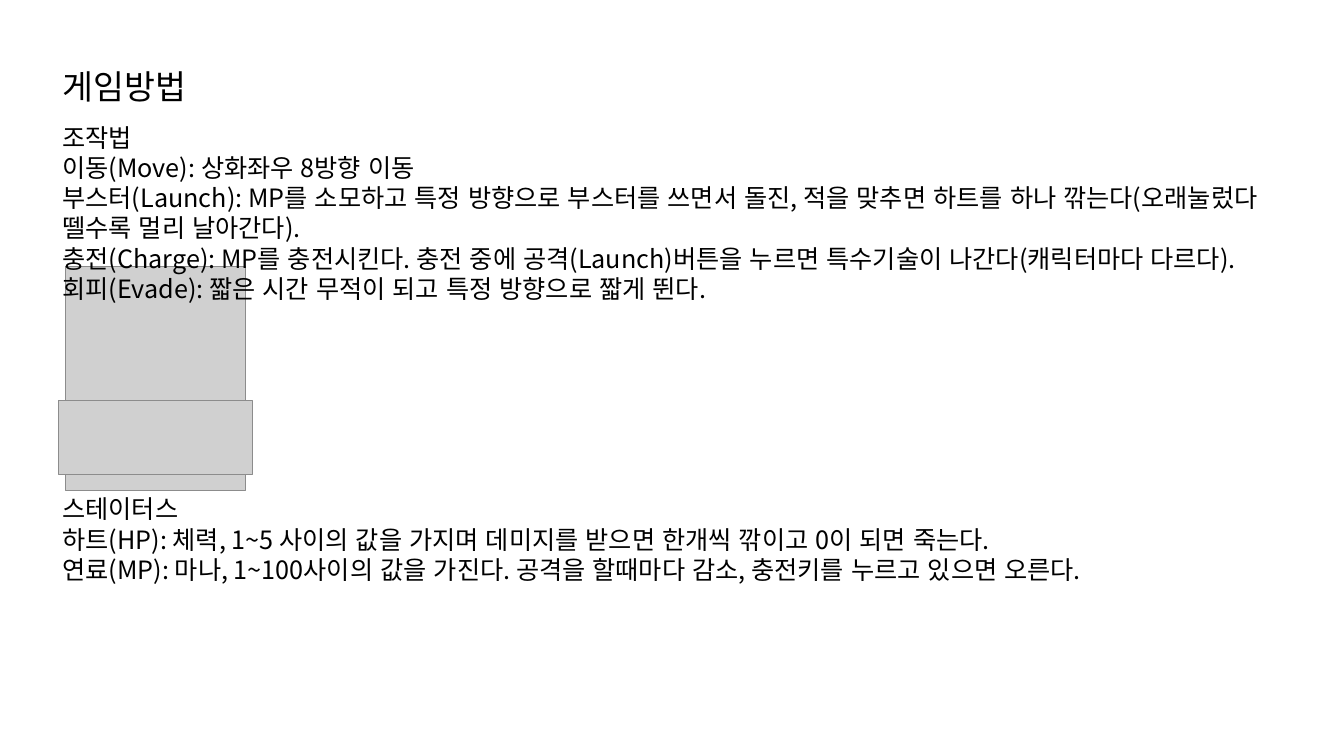
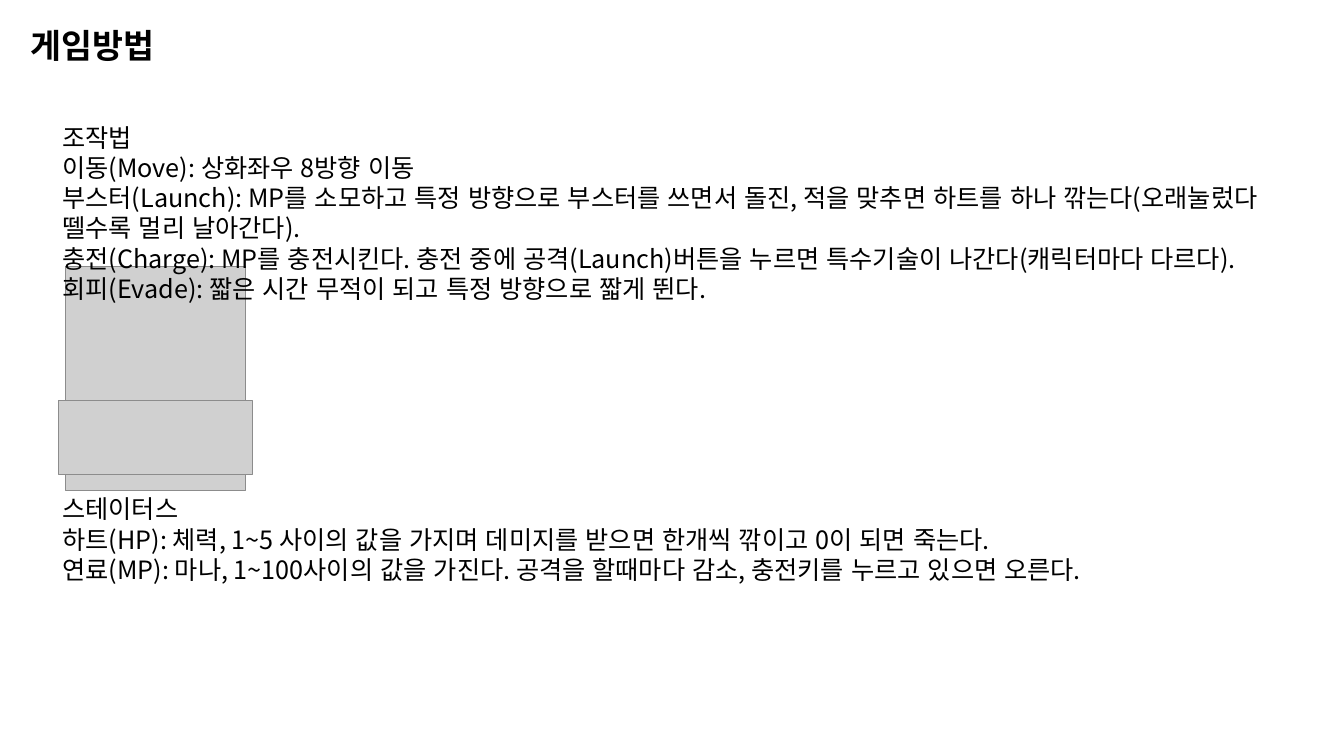
Before and after one commit to penspanic/ITWGamejam, a slide deck: slide 13 of Plan/Rocketman_씬&스킬구성.pptx (slide 12 before the commit). Drawn at 1344x756 pixels with LibreOffice and Linux fonts; fonts in the diff are those of the drawing; grey boxes stand for pictures. Boxes give left, top, right and bottom in pixels: in the first picture for what was removed or moved away, otherwise in the second. Text is boxed around its words. In the diff, an @@ line names an element or a change of style, - is before the commit and + after.

```diff
--- a/Plan/Rocketman_씬&스킬구성.pptx
+++ b/Plan/Rocketman_씬&스킬구성.pptx
@@ text "게임방법" moved from (x1=62, y1=71, x2=186, y2=102) to (x1=31, y1=30, x2=155, y2=61) @@
@@ text "게임방법" at (x1=31, y1=30, x2=155, y2=61): bold on @@
```
Also in this commit, not shown: 3 other slides changed, 4 slides added, 1 other file.
